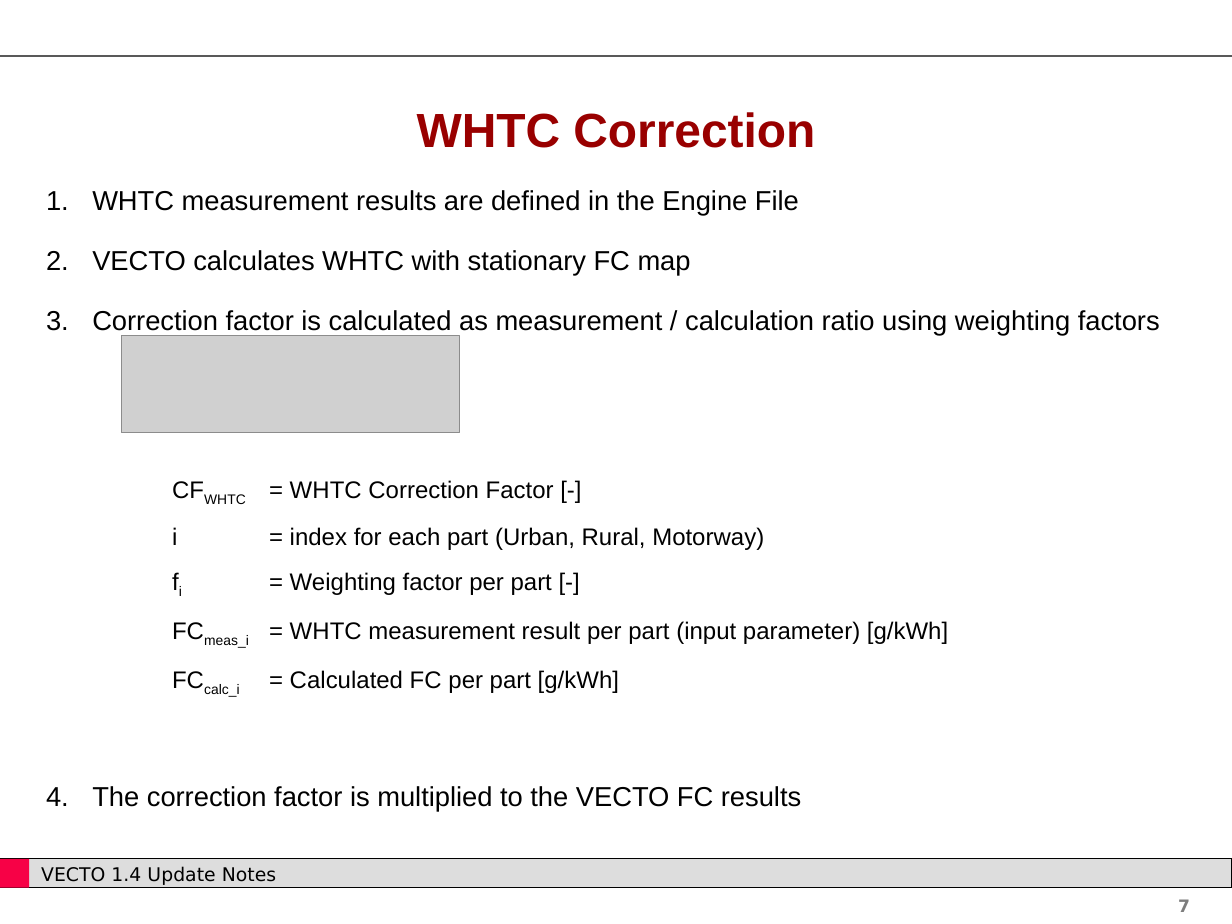
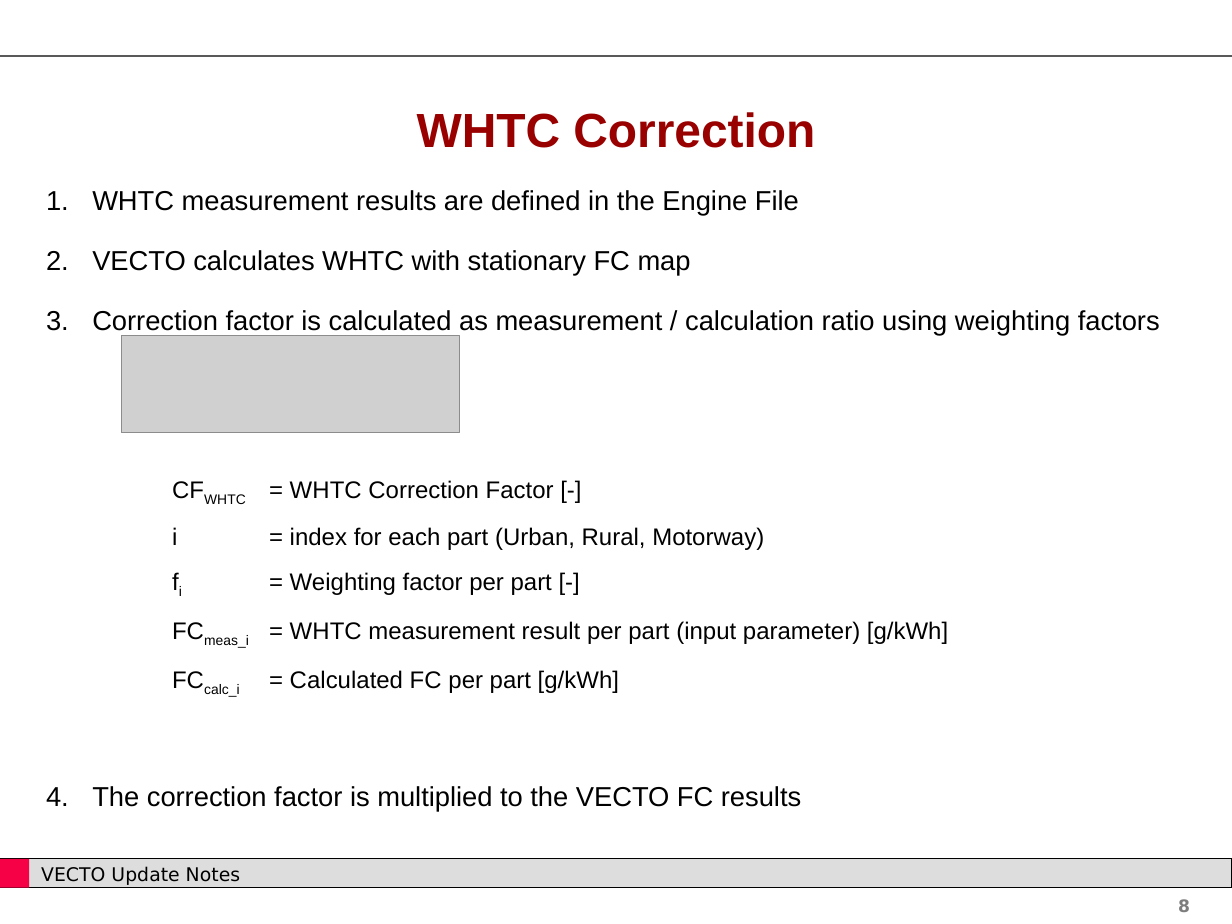
Before and after one commit to CLIMA-VECTO/vecto-sim, a slide deck: slide 8 of User Manual Source/Update Notes.pptx (slide 7 before the commit). Drawn at 1232x924 pixels with LibreOffice and Linux fonts; fonts in the diff are those of the drawing; grey boxes stand for pictures; background and template pictures are left out. Boxes give left, top, right and bottom in pixels: in the first picture for what was removed or moved away, otherwise in the second. Text is boxed around its words. In the diff, an @@ line names an element or a change of style, - is before the commit and + after.

```diff
--- a/User Manual Source/Update Notes.pptx
+++ b/User Manual Source/Update Notes.pptx
@@ text at [41, 866, 240, 885]: text changed @@
-VECTO 1.4 Update Notes
+VECTO Update Notes
@@ page number at [1178, 899, 1190, 912]: text changed @@
-7
+8
```
Also in this commit, not shown: 55 other slides changed, 2 slides added, 2 other files.
